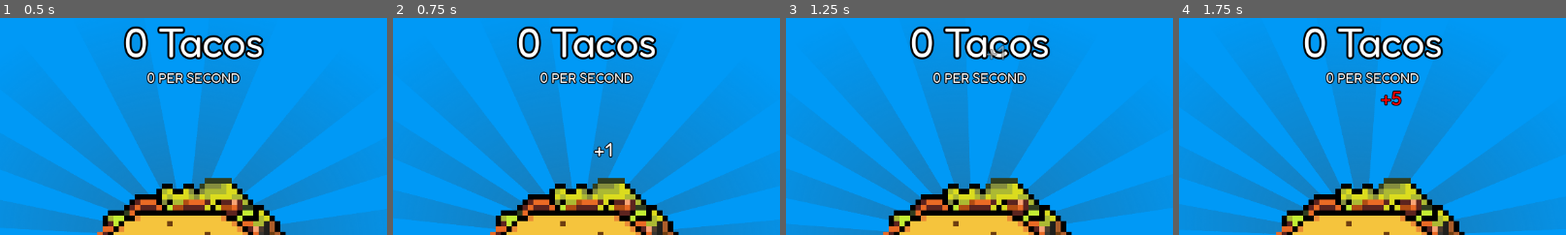
Above: before the commit, frames 1-4 (left to right).
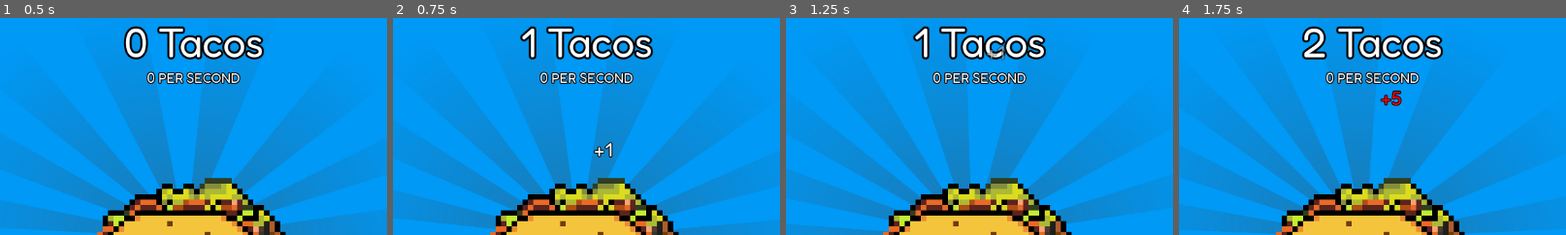
Above: after the commit, the same moments.

Repository: Overlord1304/Taco-Clicker
Game: Godot game, scene res://scenes/main.tscn
Same seed, same stepped clock (60 frames per second), same inputs: the game is played once before the commit and once after it. The engine's default icon, where the game draws it, is replaced by a stand-in: a white triangle on a blue panel in a dark square.
Inputs (mouse positions are % of the whole screen's width and height, from its top left):
- Up to frame 1 (0.5 s): no input
- Up to frame 2 (0.75 s): click (35, 40) at 0.5 s
- Up to frame 3 (1.25 s): no input
- Up to frame 4 (1.75 s): tap Enter at 1.25 s; move the mouse to (72, 45) at 1.27 s; hold Right from 1.28 s (still down); tap Alt at 1.35 s
The pictures show only the part of the screen within x 10-60%, y 0-50%; the shares and areas given below are measured in that part.

Frame 1 is identical in both runs. In frame 2, 3.3% of the frame differs, in the area x 31-69%, y 3-20%; in frame 3, 3.3%; in frame 4, 0.6%.

Commit message:
added entropy logo

Diff:
--- a/scenes/main.tscn
+++ b/scenes/main.tscn
@@ -9,10 +9,10 @@
 [ext_resource type="Script" uid="uid://b6plrukyqypgf" path="res://scripts/entropycount.gd" id="7_choun"]
 [ext_resource type="Texture2D" uid="uid://bru26pm8rutlf" path="res://sprites/gtaco.png" id="7_o6xl0"]
 [ext_resource type="Texture2D" uid="uid://jbgq1yplxp3r" path="res://sprites/Pixel Cursor (png).png" id="7_tipki"]
-[ext_resource type="Texture2D" uid="uid://x6q7pmb57wet" path="res://icon.svg" id="8_ya4ey"]
 [ext_resource type="FontFile" uid="uid://crg07qg7f4136" path="res://fonts/Fredoka-Bold.ttf" id="9_trceg"]
 [ext_resource type="FontFile" uid="uid://b1ecuue8wn2td" path="res://fonts/Fredoka-Regular.ttf" id="10_a8y0u"]
 [ext_resource type="Texture2D" uid="uid://5bdfvrul7x52" path="res://sprites/storm-sheet.png" id="11_ya4ey"]
+[ext_resource type="Texture2D" uid="uid://di34dyv2qcuus" path="res://sprites/entropy.png" id="13_a8y0u"]
 
 [sub_resource type="StyleBoxFlat" id="StyleBoxFlat_sugp2"]
 bg_color = Color(0, 0.6, 0.9647059, 1)
@@ -354,9 +354,9 @@
 script = ExtResource("7_choun")
 
 [node name="Sprite2D" type="Sprite2D" parent="left/entropy"]
-position = Vector2(34.999996, 30.25)
-scale = Vector2(0.43750006, 0.3945312)
-texture = ExtResource("8_ya4ey")
+position = Vector2(24.999996, 30.25)
+scale = Vector2(2, 2)
+texture = ExtResource("13_a8y0u")
 
 [node name="entropycount" type="Label" parent="left/entropy"]
 offset_left = 76.0
@@ -676,8 +676,8 @@
 
 [node name="entropyupg1sprite" type="Sprite2D" parent="scroller/VBoxContainer/right/entropyupg1button"]
 position = Vector2(18.899988, 31.100012)
-scale = Vector2(0.25156233, 0.25156233)
-texture = ExtResource("8_ya4ey")
+scale = Vector2(1.6, 1.6)
+texture = ExtResource("13_a8y0u")
 
 [node name="entropyupg1label" type="Label" parent="scroller/VBoxContainer/right/entropyupg1button"]
 layout_mode = 0
@@ -733,8 +733,8 @@
 
 [node name="entropyupg2sprite" type="Sprite2D" parent="scroller/VBoxContainer/right/entropyupg2button2"]
 position = Vector2(19.249989, 30.08001)
-scale = Vector2(0.252, 0.252)
-texture = ExtResource("8_ya4ey")
+scale = Vector2(1.6, 1.6)
+texture = ExtResource("13_a8y0u")
 
 [node name="amtperclickupg3" type="Button" parent="scroller/VBoxContainer/right"]
 layout_mode = 0
@@ -809,10 +809,10 @@
 offset_bottom = 1177.0
 theme_override_styles/focus = SubResource("StyleBoxEmpty_tefeu")
 
-[node name="cosmic_overflow_sprite" type="AnimatedSprite2D" parent="scroller/VBoxContainer/right/cosmic_overflow"]
+[node name="cosmic_overflow_sprite" type="Sprite2D" parent="scroller/VBoxContainer/right/cosmic_overflow"]
 position = Vector2(31, 20)
-scale = Vector2(0.12, 0.12)
-sprite_frames = SubResource("SpriteFrames_choun")
+scale = Vector2(1.6, 1.6)
+texture = ExtResource("13_a8y0u")
 
 [node name="cosmic_overflow_label" type="Label" parent="scroller/VBoxContainer/right/cosmic_overflow"]
 layout_mode = 0
@@ -844,10 +844,10 @@
 offset_bottom = 1267.0
 theme_override_styles/focus = SubResource("StyleBoxEmpty_tefeu")
 
-[node name="TACO_overclock_sprite" type="AnimatedSprite2D" parent="scroller/VBoxContainer/right/TACO_overclock"]
+[node name="TACO_overclock_sprite" type="Sprite2D" parent="scroller/VBoxContainer/right/TACO_overclock"]
 position = Vector2(31, 20)
-scale = Vector2(0.12, 0.12)
-sprite_frames = SubResource("SpriteFrames_choun")
+scale = Vector2(1.6, 1.6)
+texture = ExtResource("13_a8y0u")
 
 [node name="TACO_overclock_label" type="Label" parent="scroller/VBoxContainer/right/TACO_overclock"]
 layout_mode = 0
@@ -903,8 +903,8 @@
 
 [node name="entropyupg3sprite" type="Sprite2D" parent="scroller/VBoxContainer/right/entropyupg3button3"]
 position = Vector2(19.249989, 30.08001)
-scale = Vector2(0.252, 0.252)
-texture = ExtResource("8_ya4ey")
+scale = Vector2(1.6, 1.6)
+texture = ExtResource("13_a8y0u")
 
 [node name="tacoupg1button" type="Button" parent="scroller/VBoxContainer/right"]
 layout_mode = 0
@@ -938,8 +938,8 @@
 
 [node name="tacoupg1sprite" type="Sprite2D" parent="scroller/VBoxContainer/right/tacoupg1button"]
 position = Vector2(19.249989, 30.08001)
-scale = Vector2(0.252, 0.252)
-texture = ExtResource("8_ya4ey")
+scale = Vector2(1.6, 1.6)
+texture = ExtResource("13_a8y0u")
 
 [node name="T_A_C_O" type="Panel" parent="."]
 layout_mode = 0
@@ -976,9 +976,9 @@
 sprite_frames = SubResource("SpriteFrames_choun")
 
 [node name="entropyupgradesprite" type="Sprite2D" parent="T_A_C_O/MarginContainer"]
-position = Vector2(23.899998, 173.95299)
-scale = Vector2(0.2828125, 0.25073424)
-texture = ExtResource("8_ya4ey")
+position = Vector2(23.6875, 175.48236)
+scale = Vector2(1.5, 1.5)
+texture = ExtResource("13_a8y0u")
 
 [node name="amountsperclickslider" type="HSlider" parent="T_A_C_O"]
 layout_mode = 0
--- a/scripts/game.gd
+++ b/scripts/game.gd
@@ -186,11 +186,8 @@
 
 func _on_tacobutton_button_down() -> void:
 	var rand = randi() % 10
-	match rand:
-		9:
-			tacos += amount_per_click * 5
-		!9:
-			tacos += amount_per_click
+
+	tacos += amount_per_click
 	emit_signal("tacos_changed",tacos)
 	emit_signal("taco_clicked",amount_per_click)
 	save_data()
@@ -226,6 +223,7 @@
 				show_notification(dsaucelabel)
 				disco_sauce_activated = true
 				update_passive_gains()
+				_on_passivegainsperclickslider_value_changed(TACO_gains_multiplier)
 				$left/MarginContainer/VBoxContainer/persecondcount.text = format_number(passive_gains)+" PER SECOND"
 				$disco.play("disco_anim")
 				dsauce_timer.start(10.0)
@@ -455,6 +453,7 @@
 func _on_dsaucetimer_timeout() -> void:
 	disco_sauce_activated = false
 	update_passive_gains()
+	_on_passivegainsperclickslider_value_changed(TACO_gains_multiplier)
 	$left/MarginContainer/VBoxContainer/persecondcount.text = format_number(passive_gains)+" PER SECOND"
 	$disco.play("reset")
 
Binary file added: sprites/entropy.png
Not shown, added: sprites/entropy.png.import
